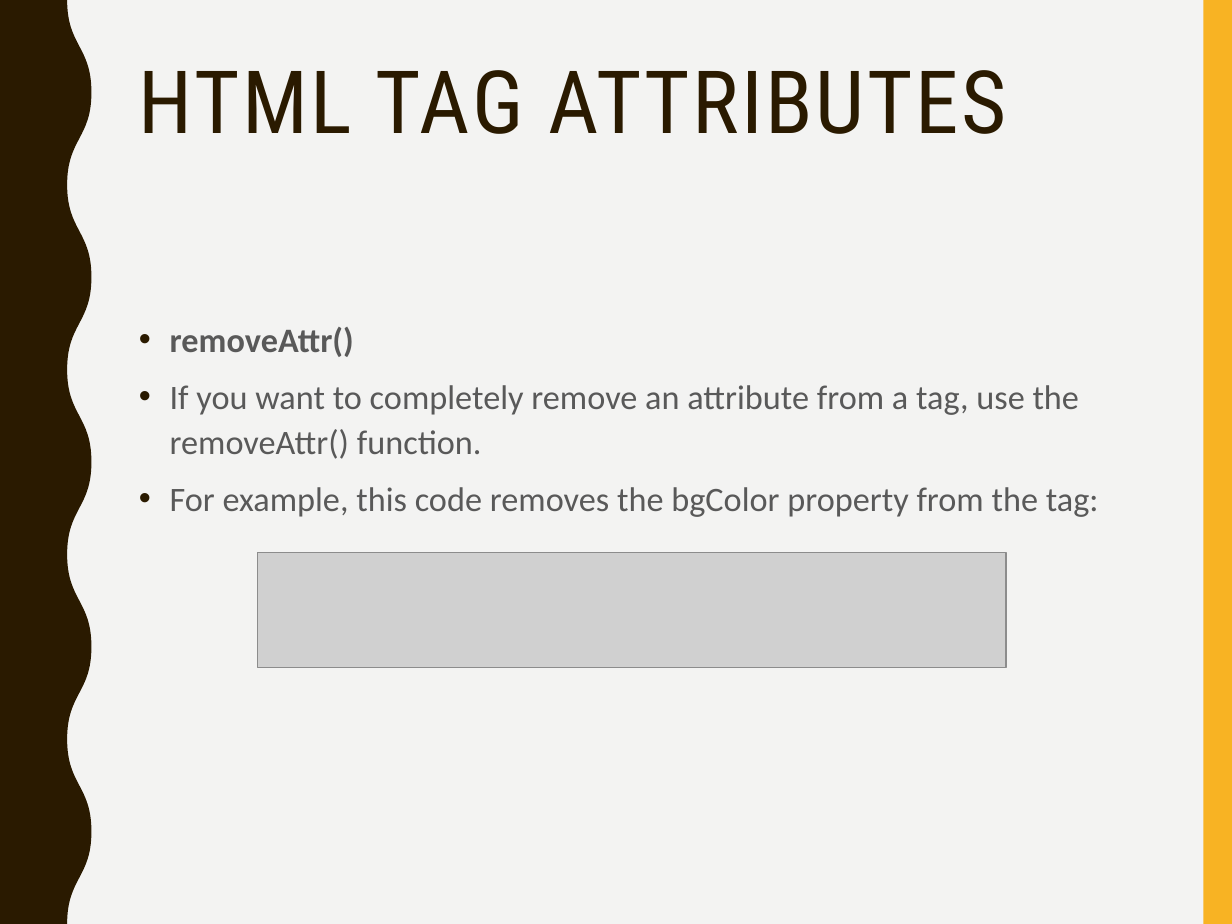
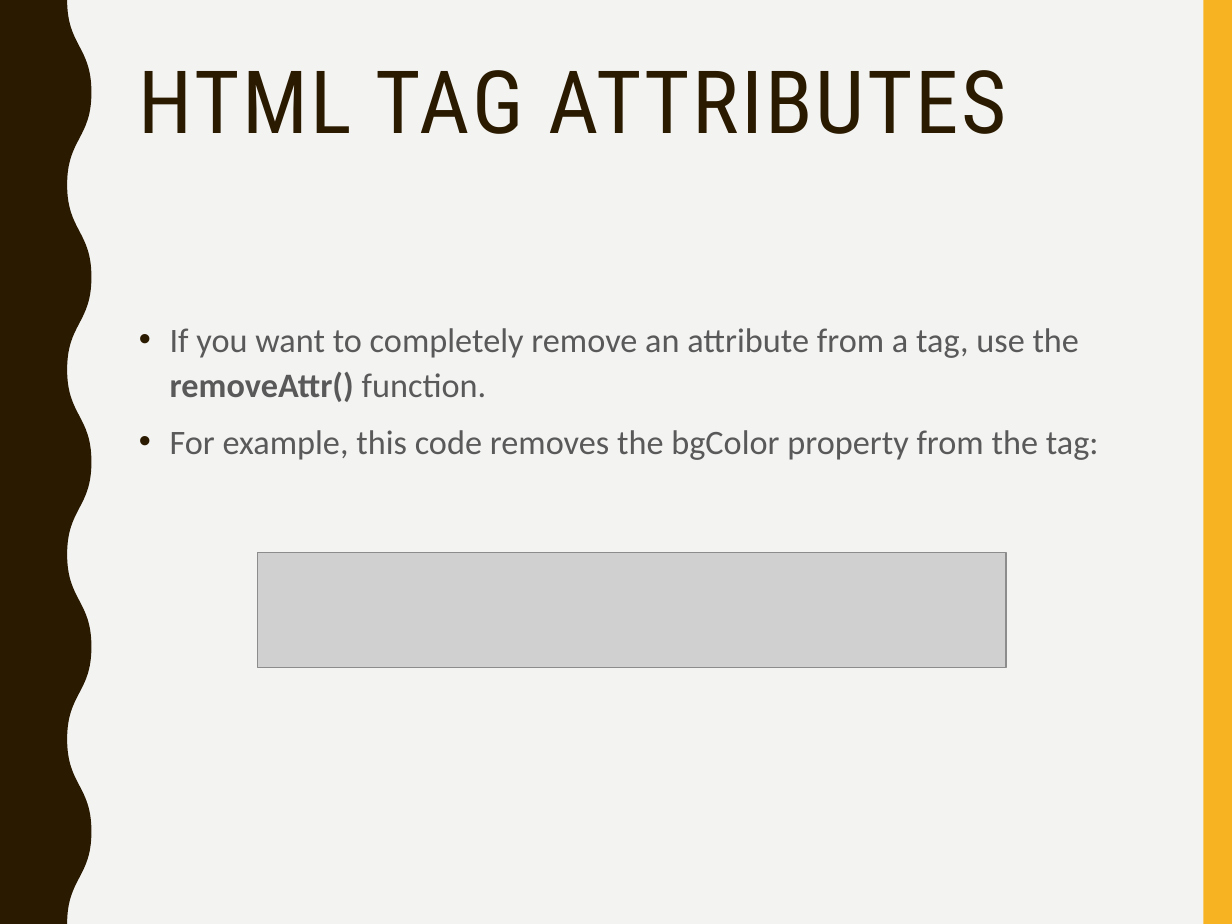
Before and after one commit to mlyngweb1/Website-Development-2-src, a slide deck: slide 34 of topic-05-jQuery-1/talk-1/talk-1.pptx. Drawn at 1232x924 pixels with LibreOffice and Linux fonts; fonts in the diff are those of the drawing; grey boxes stand for pictures. Boxes give left, top, right and bottom in pixels: in the first picture for what was removed or moved away, otherwise in the second. Text is boxed around its words. In the diff, an @@ line names an element or a change of style, - is before the commit and + after.

```diff
--- a/topic-05-jQuery-1/talk-1/talk-1.pptx
+++ b/topic-05-jQuery-1/talk-1/talk-1.pptx
@@ text at (170, 327, 354, 357): paragraph removed @@
-• removeAttr()
@@ text at (170, 328, 1080, 402): bold on in "removeAttr()" @@
```
Also in this commit, not shown: 3 other slides changed, 1 slide added, 1 slide removed, 2 other files.
